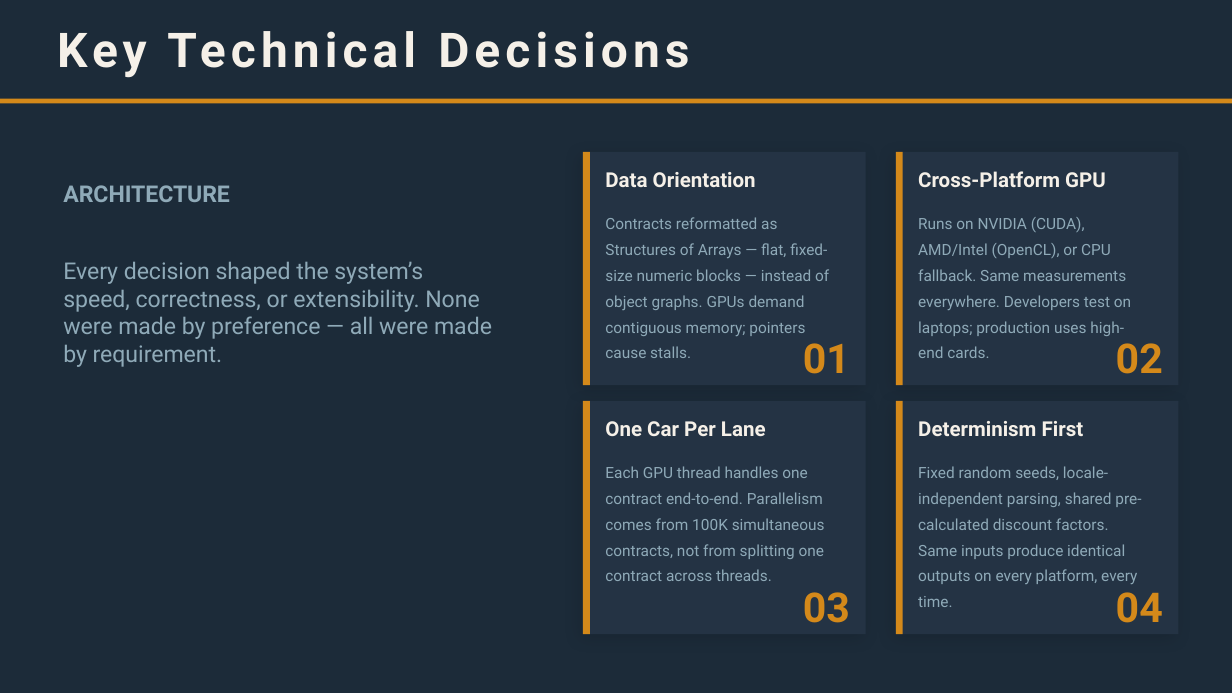
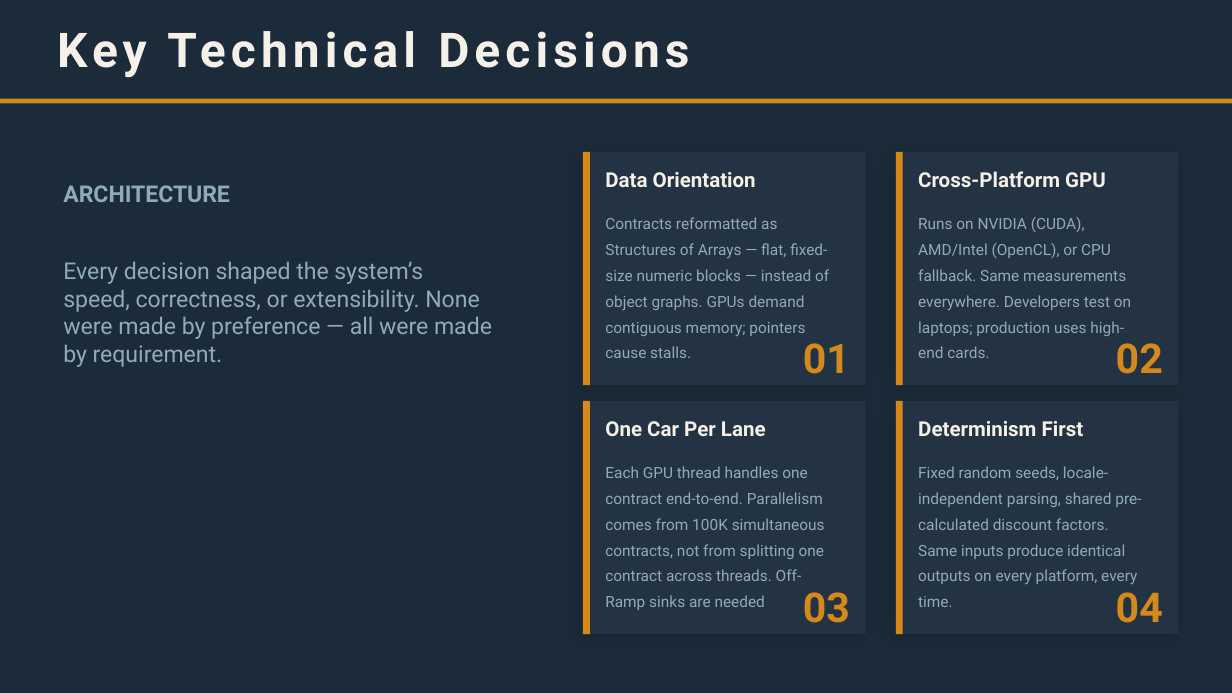
Before and after one commit to FransVanEk/Actus-Insurance.Documentation, a slide deck: slide 6 of public/downloads/Hackathon-GPU-Presentation.pptx. Drawn at 1232x693 pixels with LibreOffice and Linux fonts; fonts in the diff are those of the drawing; background and template pictures are left out. Boxes give left, top, right and bottom in pixels: in the first picture for what was removed or moved away, otherwise in the second. Text is boxed around its words. In the diff, an @@ line names an element or a change of style, - is before the commit and + after.

Commit message:
Update technical documentation and add web interface presentation video
- Updated the generation date in the technical documentation from 14 March 2026 to 15 March 2026.
- Adjusted formatting and layout for improved readability in various sections of the document.
- Added a new video file showcasing the actus web interface presentation.

```diff
--- a/public/downloads/Hackathon-GPU-Presentation.pptx
+++ b/public/downloads/Hackathon-GPU-Presentation.pptx
@@ text at (x1=605, y1=466, x2=825, y2=610): text changed @@
-Each GPU thread handles one contract end-to-end. Parallelism comes from 100K simultaneous contracts, not from splitting one contract across threads.
+Each GPU thread handles one contract end-to-end. Parallelism comes from 100K simultaneous contracts, not from splitting one contract across threads. Off-Ramp sinks are needed
```
Also in this commit, not shown: 3 other slides changed, 11 other files.
